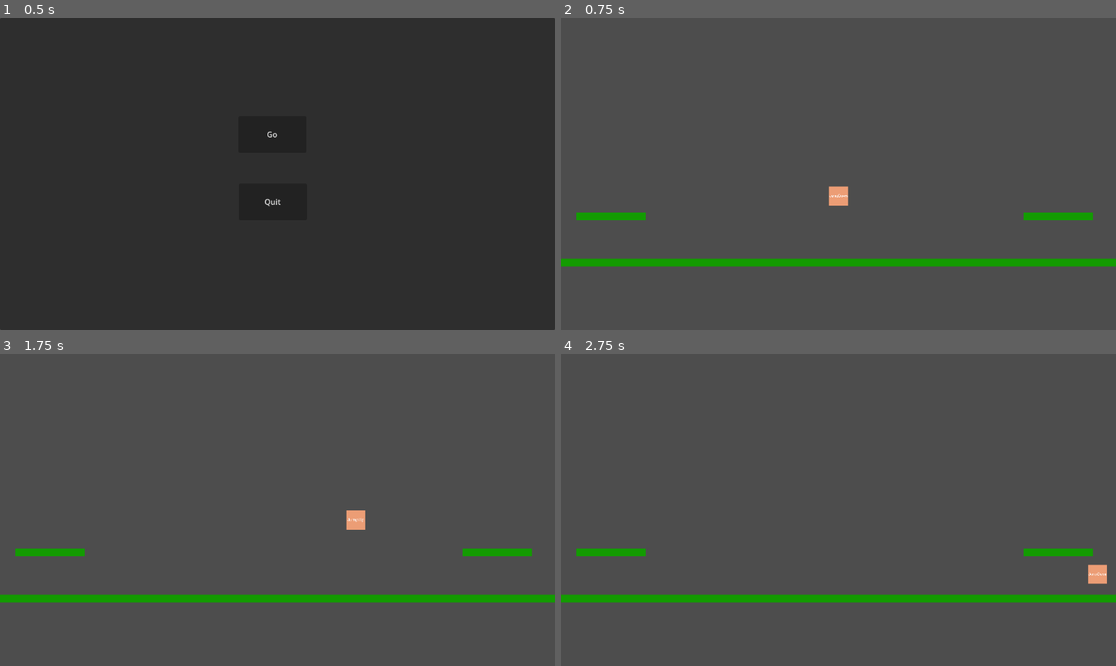
Above: before the commit, frames 1-4 (two rows, left to right).
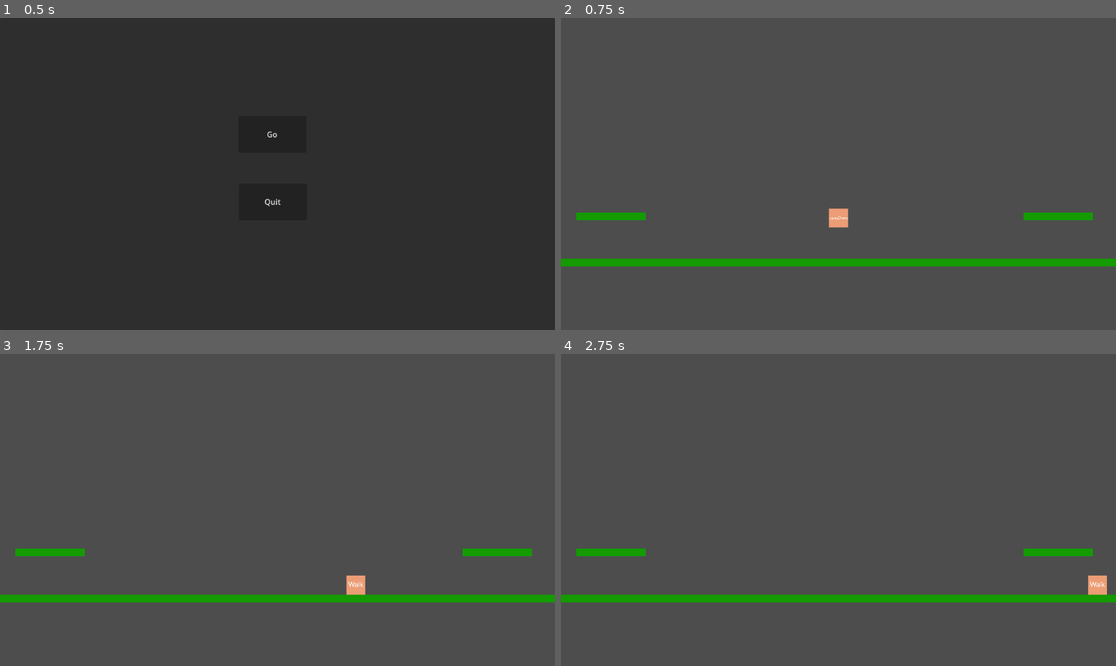
Above: after the commit, the same moments.

Repository: Pix-Hexate/SeniorDesign
Game: Godot game, scene res://Menus/main_menu.tscn
Two runs of this game, one before a commit and one after it. Both use one fixed random seed, a clock stepped at 60 frames per second and the inputs below. The engine's default icon, where the game draws it, is replaced by a stand-in: a white triangle on a blue panel in a dark square.
Inputs:
- Up to frame 1 (0.5 s): no input
- Up to frame 2 (0.75 s): click "Go" at 0.5 s
- Up to frame 3 (1.75 s): tap Enter at 1.25 s; hold Right (RightKey) from 1.28 s (still down); hold V (AbilityFourKey) from 1.28 s (still down); tap Up (UpKey) at 1.52 s; tap Z (AbilityOneKey) at 1.55 s
- Up to frame 4 (2.75 s): keep holding Right (RightKey); tap Up (UpKey) at 1.82, 2.27, 2.57 s; release V (AbilityFourKey) at 2.03 s; tap Z (AbilityOneKey) at 2.1 s; tap C (AbilityThreeKey) at 2.3 s

Frame 1 is identical in both runs. In frame 2, 0.5% of the frame differs, in the area x 48-52%, y 53-68%; in frame 3, 0.4%; in frame 4, 0.3%.

Commit message:
Input buffer implemented, starting basic animations

Diff:
--- a/senior-design-project/Character/CharacterController.gd
+++ b/senior-design-project/Character/CharacterController.gd
@@ -1,11 +1,14 @@
-class_name KnightCharacterClass extends CharacterBody2D
+class_name CharacterBaseScene extends CharacterBody2D
 
 '''Movement Stuff'''
 var MovementVector : float = 0
 var MoveSpeed : float = 500
-var JumpStrength : float = 1000
-var GravityStrength : float = 3000
-@onready var Sprite : AnimatedSprite2D = $AnimatedSprite2D
+var JumpStrength : float = 1500
+var GravityStrength : float = 6000
+@onready var AnimPlayer : AnimationPlayer = $AnimationPlayer
+
+
+
 # Called when the node enters the scene tree for the first time.
 func _ready() -> void:
 	pass # Replace with function body.
@@ -13,22 +16,70 @@
 
 # Called every frame. 'delta' is the elapsed time since the previous frame.
 func _process(delta: float) -> void:
+	Take_Inputs()
+	Process_Movement_Inputs()
+
+var Buffered_Keys : Dictionary = {"Movement" : "", "Action" : ""}
+@export var Playing_Action : bool = false
+@onready var BufferTimer : Timer = $InputBufferTimer
+#There will be two key - value pairings
+#movement, and "action"
+func Take_Inputs(): #This function is our input buffer
+	'''Movement'''
+	if Input.is_action_pressed("LeftKey"):
+		Buffered_Keys["Movement"] = "LeftKey"
+	if Input.is_action_pressed("RightKey"):
+		if Buffered_Keys["Movement"] == "LeftKey":
+			Buffered_Keys["Movement"] = ""
+		else:
+			Buffered_Keys["Movement"] = "RightKey"
+	if Input.is_action_just_pressed("UpKey"):
+		Buffered_Keys["Action"] = "Jump"
+		BufferTimer.start()
+
+
+	if Input.is_action_pressed("AbilityOneKey"):
+		Buffered_Keys["Action"] = "AbilityOne"
+		BufferTimer.start()
+	if Input.is_action_pressed("AbilityTwoKey"):
+		Buffered_Keys["Action"] = "AbilityTwo"
+		BufferTimer.start()
+	if Input.is_action_pressed("AbilityThreeKey"):
+		Buffered_Keys["Action"] = "AbilityThree"
+		BufferTimer.start()
+	if Input.is_action_pressed("AbilityFourKey"):
+		Buffered_Keys["Action"] = "AbilityFour"
+		BufferTimer.start()
+
+
+func Process_Movement_Inputs():
 	MovementVector = 0
-	if Input.is_action_pressed("LeftKey"): #we take the input keys to make a left/right "vector", and later on multiply the vector by movespeed to actually move
-		MovementVector -= 1
-	if Input.is_action_pressed("RightKey"):
-		MovementVector += 1
-	if Input.is_action_just_pressed("UpKey"):
+	match Buffered_Keys["Movement"]:
+		"LeftKey":
+			MovementVector = -1
+			Buffered_Keys["Movement"] = ""
+		"RightKey":
+			MovementVector = 1
+			Buffered_Keys["Movement"] = ""
+
+	if Buffered_Keys["Action"] == "Jump":
 		AttemptJump()
+
 	SetAnimation()
 
 func AttemptJump() -> void:
 	var canjump = true #to add canjump logic later #TODO
 	if canjump and is_on_floor():
 		velocity.y -= JumpStrength
+		Buffered_Keys["Action"] = ""
 
 func _physics_process(delta: float) -> void:
+	Process_Movement_Physics(delta)
+
+
+func Process_Movement_Physics(delta : float):
 	velocity.y += GravityStrength*delta
+	velocity.y = clampf(velocity.y, -9999, 1000) #clamp downwards fall velocity
 	if MovementVector:
 		velocity.x = MovementVector*MoveSpeed
 
@@ -37,18 +88,20 @@
 		velocity.x = 0
 
 	move_and_slide()
-
-# I'm considering whether or not we'll need a state machine for our animations, or whether or not we can just use base code logic, I think we can get away with no FSM?
+	print(velocity.y)
 
 #First, check if going up or down, those always come first
 #Then, check if walking, if not walking or up or down, then idle
 func SetAnimation() -> void:
 	if ((not is_on_floor()) and (velocity.y >= 0)):
-		print("playing jumpdown")
-		Sprite.play("jumpdown")
+		AnimPlayer.play("JumpDown")
 	elif velocity.y < 0:
-		Sprite.play("jumpup")
+		AnimPlayer.play("JumpUp")
 	elif velocity.x != 0:
-		Sprite.play("walk")
+		AnimPlayer.play("Walk")
 	else:
-		Sprite.play("idle")
+		AnimPlayer.play("Idle")
+
+
+func BufferTimeout():
+	Buffered_Keys["Action"] = ""
--- a/senior-design-project/Character/CharacterScene.tscn
+++ b/senior-design-project/Character/CharacterScene.tscn
@@ -6,6 +6,7 @@
 [ext_resource type="Texture2D" uid="uid://duoc8hk2log74" path="res://Resources/426a4b00b1d7ed2e267075742607eca8.png" id="3_smh2d"]
 [ext_resource type="Texture2D" uid="uid://crtdmtp7cnfx4" path="res://Resources/be147c96e6af5bc6a26cce80fa77897a.png" id="4_kosgy"]
 [ext_resource type="Texture2D" uid="uid://xsuvw8sqeiwt" path="res://Resources/0136d8f41eb50046f29b5b808c2ee87b.png" id="6_ab2pw"]
+[ext_resource type="Texture2D" uid="uid://rmss06pcfjen" path="res://icon.svg" id="7_ifrtx"]
 
 [sub_resource type="SpriteFrames" id="SpriteFrames_vrm1s"]
 animations = [{
@@ -50,8 +51,253 @@
 "speed": 5.0
 }]
 
-[sub_resource type="CapsuleShape2D" id="CapsuleShape2D_uj4jq"]
-radius = 19.0
+[sub_resource type="RectangleShape2D" id="RectangleShape2D_f0dll"]
+size = Vector2(40, 40)
+
+[sub_resource type="Animation" id="Animation_yeifv"]
+resource_name = "Walk"
+length = 0.001
+loop_mode = 1
+tracks/0/type = "value"
+tracks/0/imported = false
+tracks/0/enabled = true
+tracks/0/path = NodePath("AnimatedSprite2D:animation")
+tracks/0/interp = 1
+tracks/0/loop_wrap = true
+tracks/0/keys = {
+"times": PackedFloat32Array(0),
+"transitions": PackedFloat32Array(1),
+"update": 1,
+"values": [&"walk"]
+}
+
+[sub_resource type="Animation" id="Animation_hsad6"]
+resource_name = "JumpDown"
+length = 0.001
+loop_mode = 1
+tracks/0/type = "value"
+tracks/0/imported = false
+tracks/0/enabled = true
+tracks/0/path = NodePath("AnimatedSprite2D:animation")
+tracks/0/interp = 1
+tracks/0/loop_wrap = true
+tracks/0/keys = {
+"times": PackedFloat32Array(0),
+"transitions": PackedFloat32Array(1),
+"update": 1,
+"values": [&"jumpdown"]
+}
+
+[sub_resource type="Animation" id="Animation_8aovu"]
+resource_name = "JumpUp"
+length = 0.001
+loop_mode = 1
+tracks/0/type = "value"
+tracks/0/imported = false
+tracks/0/enabled = true
+tracks/0/path = NodePath("AnimatedSprite2D:animation")
+tracks/0/interp = 1
+tracks/0/loop_wrap = true
+tracks/0/keys = {
+"times": PackedFloat32Array(0),
+"transitions": PackedFloat32Array(1),
+"update": 1,
+"values": [&"jumpup"]
+}
+
+[sub_resource type="Animation" id="Animation_ghd6p"]
+resource_name = "Idle"
+length = 0.001
+loop_mode = 1
+tracks/0/type = "value"
+tracks/0/imported = false
+tracks/0/enabled = true
+tracks/0/path = NodePath("AnimatedSprite2D:animation")
+tracks/0/interp = 1
+tracks/0/loop_wrap = true
+tracks/0/keys = {
+"times": PackedFloat32Array(0),
+"transitions": PackedFloat32Array(1),
+"update": 1,
+"values": [&"idle"]
+}
+
+[sub_resource type="Animation" id="Animation_v1qt8"]
+length = 0.001
+tracks/0/type = "value"
+tracks/0/imported = false
+tracks/0/enabled = true
+tracks/0/path = NodePath("AnimatedSprite2D:animation")
+tracks/0/interp = 1
+tracks/0/loop_wrap = true
+tracks/0/keys = {
+"times": PackedFloat32Array(0),
+"transitions": PackedFloat32Array(1),
+"update": 1,
+"values": [&"walk"]
+}
+tracks/1/type = "value"
+tracks/1/imported = false
+tracks/1/enabled = true
+tracks/1/path = NodePath("Sprite2D:position")
+tracks/1/interp = 1
+tracks/1/loop_wrap = true
+tracks/1/keys = {
+"times": PackedFloat32Array(0),
+"transitions": PackedFloat32Array(1),
+"update": 0,
+"values": [Vector2(64, -1)]
+}
+tracks/2/type = "value"
+tracks/2/imported = false
+tracks/2/enabled = true
+tracks/2/path = NodePath("Sprite2D:rotation")
+tracks/2/interp = 1
+tracks/2/loop_wrap = true
+tracks/2/keys = {
+"times": PackedFloat32Array(0),
+"transitions": PackedFloat32Array(1),
+"update": 0,
+"values": [1.57079]
+}
+tracks/3/type = "value"
+tracks/3/imported = false
+tracks/3/enabled = true
+tracks/3/path = NodePath("Sprite2D:visible")
+tracks/3/interp = 1
+tracks/3/loop_wrap = true
+tracks/3/keys = {
+"times": PackedFloat32Array(0),
+"transitions": PackedFloat32Array(1),
+"update": 1,
+"values": [false]
+}
+tracks/4/type = "value"
+tracks/4/imported = false
+tracks/4/enabled = true
+tracks/4/path = NodePath(".:Playing_Action")
+tracks/4/interp = 1
+tracks/4/loop_wrap = true
+tracks/4/keys = {
+"times": PackedFloat32Array(0),
+"transitions": PackedFloat32Array(1),
+"update": 1,
+"values": [false]
+}
+
+[sub_resource type="Animation" id="Animation_6oe56"]
+resource_name = "AbilityTwo"
+length = 0.3
+tracks/0/type = "value"
+tracks/0/imported = false
+tracks/0/enabled = true
+tracks/0/path = NodePath("Sprite2D:visible")
+tracks/0/interp = 1
+tracks/0/loop_wrap = true
+tracks/0/keys = {
+"times": PackedFloat32Array(0, 0.3),
+"transitions": PackedFloat32Array(1, 1),
+"update": 1,
+"values": [true, false]
+}
+tracks/1/type = "value"
+tracks/1/imported = false
+tracks/1/enabled = true
+tracks/1/path = NodePath("Sprite2D:position")
+tracks/1/interp = 1
+tracks/1/loop_wrap = true
+tracks/1/keys = {
+"times": PackedFloat32Array(0, 0.2),
+"transitions": PackedFloat32Array(1, 1),
+"update": 0,
+"values": [Vector2(42, -2), Vector2(149, 0)]
+}
+tracks/2/type = "value"
+tracks/2/imported = false
+tracks/2/enabled = true
+tracks/2/path = NodePath(".:Playing_Action")
+tracks/2/interp = 1
+tracks/2/loop_wrap = true
+tracks/2/keys = {
+"times": PackedFloat32Array(0, 0.3),
+"transitions": PackedFloat32Array(1, 1),
+"update": 1,
+"values": [true, false]
+}
+
+[sub_resource type="Animation" id="Animation_xjhsj"]
+resource_name = "AbilityFour"
+
+[sub_resource type="Animation" id="Animation_bqut6"]
+resource_name = "AbilityOne"
+length = 0.2975
+tracks/0/type = "value"
+tracks/0/imported = false
+tracks/0/enabled = true
+tracks/0/path = NodePath("Sprite2D:visible")
+tracks/0/interp = 1
+tracks/0/loop_wrap = true
+tracks/0/keys = {
+"times": PackedFloat32Array(0, 0.2975),
+"transitions": PackedFloat32Array(1, 1),
+"update": 1,
+"values": [true, false]
+}
+tracks/1/type = "value"
+tracks/1/imported = false
+tracks/1/enabled = true
+tracks/1/path = NodePath("Sprite2D:position")
+tracks/1/interp = 1
+tracks/1/loop_wrap = true
+tracks/1/keys = {
+"times": PackedFloat32Array(0, 0.1, 0.166667, 0.266667),
+"transitions": PackedFloat32Array(1, 1, 1, 1),
+"update": 0,
+"values": [Vector2(5.96046e-08, -45.5), Vector2(33, -45), Vector2(55, -39), Vector2(64, -1)]
+}
+tracks/2/type = "value"
+tracks/2/imported = false
+tracks/2/enabled = true
+tracks/2/path = NodePath("Sprite2D:rotation")
+tracks/2/interp = 1
+tracks/2/loop_wrap = true
+tracks/2/keys = {
+"times": PackedFloat32Array(0, 0.1, 0.266667),
+"transitions": PackedFloat32Array(1, 1, 1),
+"update": 0,
+"values": [0.0, 0.589048, 1.57079]
+}
+tracks/3/type = "value"
+tracks/3/imported = false
+tracks/3/enabled = true
+tracks/3/path = NodePath(".:Playing_Action")
+tracks/3/interp = 1
+tracks/3/loop_wrap = true
+tracks/3/keys = {
+"times": PackedFloat32Array(0, 0.2975),
+"transitions": PackedFloat32Array(1, 1),
+"update": 1,
+"values": [true, false]
+}
+
+[sub_resource type="Animation" id="Animation_f0yia"]
+resource_name = "AbilityThree"
+
+[sub_resource type="AnimationLibrary" id="AnimationLibrary_xxl1o"]
+_data = {
+"AbilityFour": SubResource("Animation_xjhsj"),
+"AbilityOne": SubResource("Animation_bqut6"),
+"AbilityThree": SubResource("Animation_f0yia"),
+"AbilityTwo": SubResource("Animation_6oe56"),
+"Idle": SubResource("Animation_ghd6p"),
+"JumpDown": SubResource("Animation_hsad6"),
+"JumpUp": SubResource("Animation_8aovu"),
+"RESET": SubResource("Animation_v1qt8"),
+"Walk": SubResource("Animation_yeifv")
+}
+
+[sub_resource type="CapsuleShape2D" id="CapsuleShape2D_sb3t2"]
+radius = 7.0
 height = 40.0
 
 [node name="CharacterScene" type="CharacterBody2D"]
@@ -63,4 +309,31 @@
 animation = &"walk"
 
 [node name="CollisionShape2D" type="CollisionShape2D" parent="."]
-shape = SubResource("CapsuleShape2D_uj4jq")
+visible = false
+shape = SubResource("RectangleShape2D_f0dll")
+
+[node name="AnimationPlayer" type="AnimationPlayer" parent="."]
+libraries = {
+"": SubResource("AnimationLibrary_xxl1o")
+}
+
+[node name="Sprite2D" type="Sprite2D" parent="."]
+visible = false
+position = Vector2(64, -1)
+rotation = 1.57079
+scale = Vector2(0.0703125, 0.304688)
+texture = ExtResource("7_ifrtx")
+
+[node name="Hitbox" type="Area2D" parent="Sprite2D"]
+position = Vector2(5.43594e-05, 15.2381)
+scale = Vector2(14.2222, 3.04762)
+
+[node name="CollisionShape2D" type="CollisionShape2D" parent="Sprite2D/Hitbox"]
+position = Vector2(-3.88175e-06, -4.46154)
+shape = SubResource("CapsuleShape2D_sb3t2")
+metadata/_edit_lock_ = true
+
+[node name="InputBufferTimer" type="Timer" parent="."]
+wait_time = 0.15
+
+[connection signal="timeout" from="InputBufferTimer" to="." method="BufferTimeout"]
Not shown: 1 places in senior-design-project/Character/CharacterScene.tscn that only renumber resources
